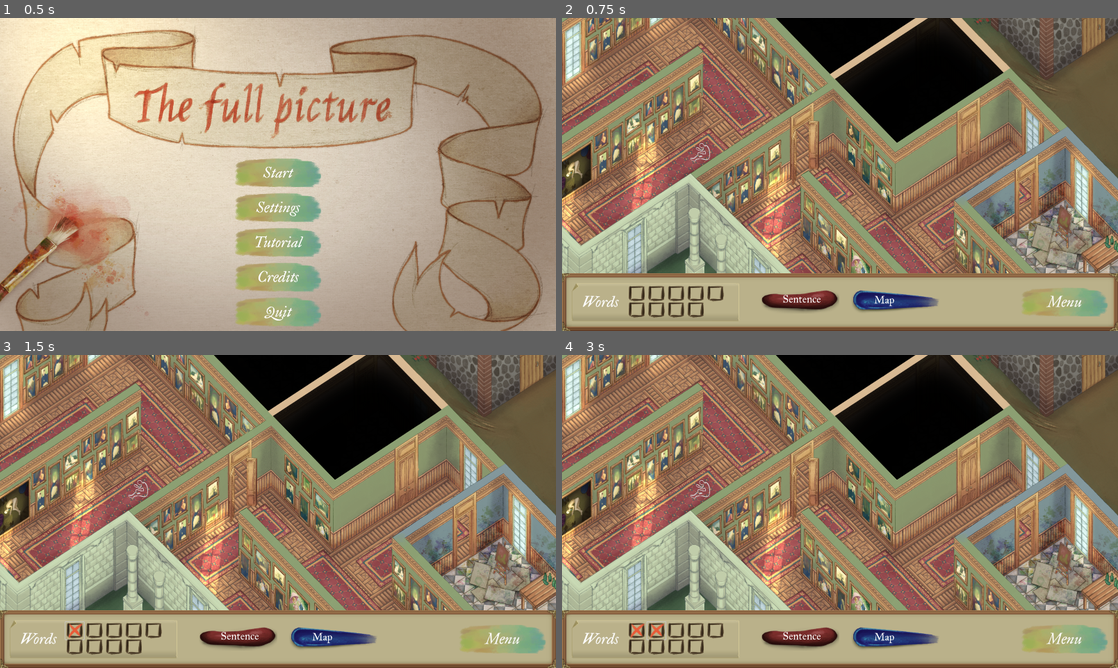
Above: before the commit, frames 1-4 (two rows, left to right).
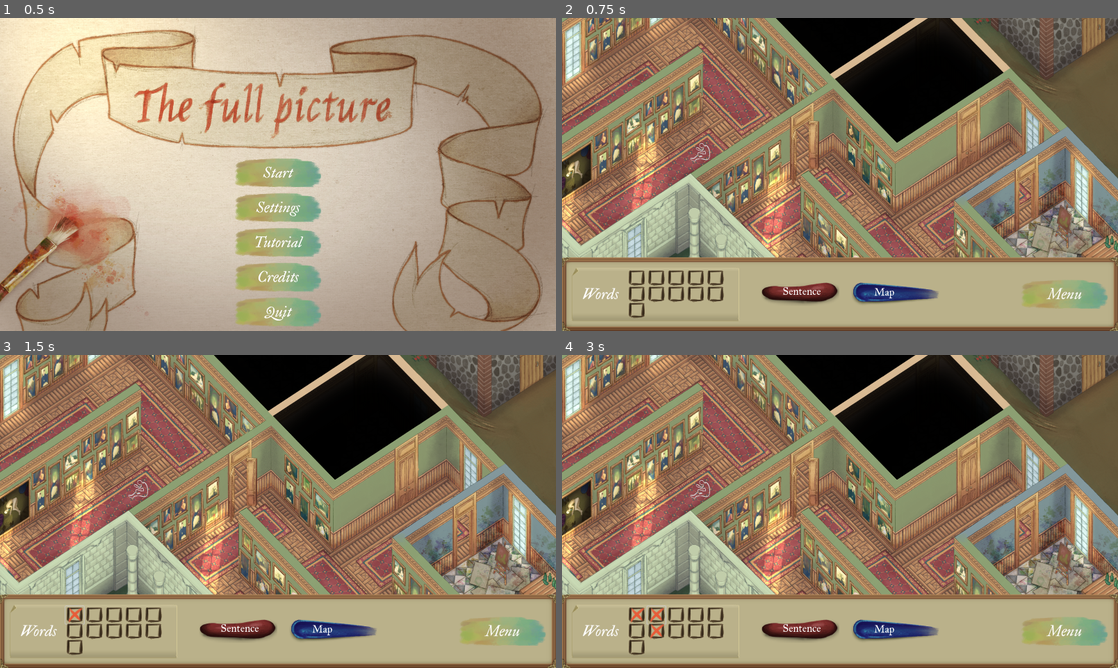
Above: after the commit, the same moments.

Repository: 100-Devs-1-Game/TheFullPicture
Game: Godot game, scene res://menus/main_menu.tscn
The game is run twice, just before and just after one commit, with the same random seed, the same clock (stepped at 60 frames per second) and the same inputs. Sound files missing from this copy of the repository are replaced by a short silence.
Inputs (mouse positions are in pixels of both pictures, inside the frame that each line leads up to; where the layout moved, square brackets give the same spot in the first picture):
- Up to frame 1 (0.5 s): no input
- Up to frame 2 (0.75 s): click "Start" at 0.5 s
- Up to frame 3 (1.5 s): click (72, 614) [72, 630] at 1.25 s
- Up to frame 4 (3 s): click (656, 630) at 2.02 s; click (656, 614) at 2.77 s

Frame 1 is identical in both runs. In frame 2, 9.4% of the frame differs, in the area x 0-100%, y 76-96%; in frame 3, 9.5%; in frame 4, 9.6%.

Commit message:
Add clues

Diff:
--- /dev/null
+++ b/src/data/clues/stage1/had.tres
@@ -0,0 +1,8 @@
+[gd_resource type="Resource" script_class="ClueData" load_steps=2 format=3 uid="uid://bm0okyngppusp"]
+
+[ext_resource type="Script" uid="uid://ct3rmdycaa212" path="res://data/clue_data.gd" id="1_e1cks"]
+
+[resource]
+script = ExtResource("1_e1cks")
+word = "had"
+metadata/_custom_type_script = "uid://ct3rmdycaa212"
--- /dev/null
+++ b/src/data/clues/stage1/you.tres
@@ -0,0 +1,8 @@
+[gd_resource type="Resource" script_class="ClueData" load_steps=2 format=3 uid="uid://bnme0w3051x6n"]
+
+[ext_resource type="Script" uid="uid://ct3rmdycaa212" path="res://data/clue_data.gd" id="1_jityd"]
+
+[resource]
+script = ExtResource("1_jityd")
+word = "you"
+metadata/_custom_type_script = "uid://ct3rmdycaa212"
--- /dev/null
+++ b/src/data/clues/stage2/director.tres
@@ -0,0 +1,8 @@
+[gd_resource type="Resource" script_class="ClueData" load_steps=2 format=3 uid="uid://barmfgcq3rnp5"]
+
+[ext_resource type="Script" uid="uid://ct3rmdycaa212" path="res://data/clue_data.gd" id="1_h3qox"]
+
+[resource]
+script = ExtResource("1_h3qox")
+word = "Director"
+metadata/_custom_type_script = "uid://ct3rmdycaa212"
--- /dev/null
+++ b/src/data/clues/stage2/from.tres
@@ -0,0 +1,8 @@
+[gd_resource type="Resource" script_class="ClueData" load_steps=2 format=3 uid="uid://dn33qb7rea8q1"]
+
+[ext_resource type="Script" uid="uid://ct3rmdycaa212" path="res://data/clue_data.gd" id="1_gvg86"]
+
+[resource]
+script = ExtResource("1_gvg86")
+word = "from"
+metadata/_custom_type_script = "uid://ct3rmdycaa212"
--- /dev/null
+++ b/src/data/clues/stage2/need.tres
@@ -0,0 +1,8 @@
+[gd_resource type="Resource" script_class="ClueData" load_steps=2 format=3 uid="uid://cty0f68tad88n"]
+
+[ext_resource type="Script" uid="uid://ct3rmdycaa212" path="res://data/clue_data.gd" id="1_28vwj"]
+
+[resource]
+script = ExtResource("1_28vwj")
+word = "need"
+metadata/_custom_type_script = "uid://ct3rmdycaa212"
--- /dev/null
+++ b/src/data/clues/stage2/police_chief.tres
@@ -0,0 +1,8 @@
+[gd_resource type="Resource" script_class="ClueData" load_steps=2 format=3 uid="uid://b8ufw2ptde6lg"]
+
+[ext_resource type="Script" uid="uid://ct3rmdycaa212" path="res://data/clue_data.gd" id="1_w8tmm"]
+
+[resource]
+script = ExtResource("1_w8tmm")
+word = "Police Chief"
+metadata/_custom_type_script = "uid://ct3rmdycaa212"
--- /dev/null
+++ b/src/data/clues/stage2/tears.tres
@@ -0,0 +1,8 @@
+[gd_resource type="Resource" script_class="ClueData" load_steps=2 format=3 uid="uid://c5wwgd8qpa84p"]
+
+[ext_resource type="Script" uid="uid://ct3rmdycaa212" path="res://data/clue_data.gd" id="1_egqun"]
+
+[resource]
+script = ExtResource("1_egqun")
+word = "tears"
+metadata/_custom_type_script = "uid://ct3rmdycaa212"
--- /dev/null
+++ b/src/data/clues/stage2/the_corpse.tres
@@ -0,0 +1,8 @@
+[gd_resource type="Resource" script_class="ClueData" load_steps=2 format=3 uid="uid://biyf8kxqsts2b"]
+
+[ext_resource type="Script" uid="uid://ct3rmdycaa212" path="res://data/clue_data.gd" id="1_bn2hn"]
+
+[resource]
+script = ExtResource("1_bn2hn")
+word = "the corpse"
+metadata/_custom_type_script = "uid://ct3rmdycaa212"
--- /dev/null
+++ b/src/data/clues/stage2/the_storage.tres
@@ -0,0 +1,8 @@
+[gd_resource type="Resource" script_class="ClueData" load_steps=2 format=3 uid="uid://cbsffik4ase6r"]
+
+[ext_resource type="Script" uid="uid://ct3rmdycaa212" path="res://data/clue_data.gd" id="1_no322"]
+
+[resource]
+script = ExtResource("1_no322")
+word = "the storage"
+metadata/_custom_type_script = "uid://ct3rmdycaa212"
--- /dev/null
+++ b/src/data/clues/stage2/used.tres
@@ -0,0 +1,8 @@
+[gd_resource type="Resource" script_class="ClueData" load_steps=2 format=3 uid="uid://bhh1bwkf28nst"]
+
+[ext_resource type="Script" uid="uid://ct3rmdycaa212" path="res://data/clue_data.gd" id="1_4mvi7"]
+
+[resource]
+script = ExtResource("1_4mvi7")
+word = "used"
+metadata/_custom_type_script = "uid://ct3rmdycaa212"
--- /dev/null
+++ b/src/data/clues/stage2/want.tres
@@ -0,0 +1,8 @@
+[gd_resource type="Resource" script_class="ClueData" load_steps=2 format=3 uid="uid://tsl2yv8afrab"]
+
+[ext_resource type="Script" uid="uid://ct3rmdycaa212" path="res://data/clue_data.gd" id="1_02oj8"]
+
+[resource]
+script = ExtResource("1_02oj8")
+word = "want"
+metadata/_custom_type_script = "uid://ct3rmdycaa212"
--- a/src/data/stages/stage1.tres
+++ b/src/data/stages/stage1.tres
@@ -8,9 +8,11 @@
 [ext_resource type="Resource" uid="uid://dvn7xn66657s5" path="res://data/clues/stage1/body.tres" id="5_oah3i"]
 [ext_resource type="Resource" uid="uid://ba6v3rq7ty6ls" path="res://data/clues/stage1/dead.tres" id="6_ntlvh"]
 [ext_resource type="Resource" uid="uid://qgtlxhbpc3hq" path="res://data/clues/stage1/drunk.tres" id="7_4kayx"]
+[ext_resource type="Resource" uid="uid://bm0okyngppusp" path="res://data/clues/stage1/had.tres" id="8_4kayx"]
 [ext_resource type="Resource" uid="uid://biohci58gbcls" path="res://data/clues/stage1/lips.tres" id="8_4rclw"]
 [ext_resource type="Resource" uid="uid://dmbr1hjpidnao" path="res://data/clues/stage1/victim.tres" id="9_kcxmc"]
 [ext_resource type="Resource" uid="uid://v3el3r1d00v1" path="res://data/clues/stage1/was.tres" id="9_ufgxt"]
+[ext_resource type="Resource" uid="uid://bnme0w3051x6n" path="res://data/clues/stage1/you.tres" id="12_4rclw"]
 [ext_resource type="Texture2D" uid="uid://dx8pqmdv4gs4o" path="res://assets/art/sentence_builder/SolvedPainting1.png" id="12_kcxmc"]
 [ext_resource type="Script" uid="uid://c51qqc7u2l22g" path="res://data/solution_data.gd" id="12_oah3i"]
 
@@ -21,7 +23,7 @@
 
 [resource]
 script = ExtResource("2_ejx7n")
-clues = Array[ExtResource("1_qy5xu")]([ExtResource("2_lw6or" …(99 unchanged characters)… ExtResource("7_4kayx"), ExtResource("8_4rclw"), ExtResource("9_kcxmc"), ExtResource("9_ufgxt")])
+clues = Array[ExtResource("1_qy5xu")]([ExtResource("2_lw6or" …(99 unchanged characters)… ExtResource("7_4kayx"), ExtResource("8_4kayx"), ExtResource("8_4rclw"), ExtResource("9_kcxmc"), ExtResource("9_ufgxt"), ExtResource("12_4rclw")])
 solved_painting = ExtResource("12_kcxmc")
 solution = SubResource("Resource_ntlvh")
 metadata/_custom_type_script = "uid://36sgsjjy6v27"
--- a/src/data/stages/stage2.tres
+++ b/src/data/stages/stage2.tres
@@ -1,17 +1,26 @@
-[gd_resource type="Resource" script_class="StageData" load_steps=10 format=3 uid="uid://dqkupm0q5526b"]
+[gd_resource type="Resource" script_class="StageData" load_steps=19 format=3 uid="uid://dqkupm0q5526b"]
 
 [ext_resource type="Script" uid="uid://ct3rmdycaa212" path="res://data/clue_data.gd" id="1_83drw"]
 [ext_resource type="Resource" uid="uid://dx1l2xf1ym7tw" path="res://data/clues/stage2/artistic.tres" id="2_qt0bw"]
 [ext_resource type="Script" uid="uid://36sgsjjy6v27" path="res://data/stage_data.gd" id="2_y62w6"]
 [ext_resource type="Resource" uid="uid://c1agr721njq8y" path="res://data/clues/stage2/dragged.tres" id="3_lyoij"]
+[ext_resource type="Resource" uid="uid://barmfgcq3rnp5" path="res://data/clues/stage2/director.tres" id="3_q5wr2"]
 [ext_resource type="Resource" uid="uid://diciuv24e4w6q" path="res://data/clues/stage2/here.tres" id="4_sy4ij"]
 [ext_resource type="Resource" uid="uid://b1ihdd666timy" path="res://data/clues/stage2/law.tres" id="5_2yo73"]
+[ext_resource type="Resource" uid="uid://dn33qb7rea8q1" path="res://data/clues/stage2/from.tres" id="5_w6fbe"]
 [ext_resource type="Resource" uid="uid://cw2taextkodqb" path="res://data/clues/stage2/money.tres" id="6_pb30l"]
 [ext_resource type="Resource" uid="uid://b20j0qqw0xbai" path="res://data/clues/stage2/property.tres" id="7_jacvd"]
+[ext_resource type="Resource" uid="uid://cty0f68tad88n" path="res://data/clues/stage2/need.tres" id="9_e8qb7"]
 [ext_resource type="Texture2D" uid="uid://bb0baf0g0jybt" path="res://assets/art/sentence_builder/SolvedPainting2.png" id="9_lyoij"]
+[ext_resource type="Resource" uid="uid://b8ufw2ptde6lg" path="res://data/clues/stage2/police_chief.tres" id="10_myblk"]
+[ext_resource type="Resource" uid="uid://c5wwgd8qpa84p" path="res://data/clues/stage2/tears.tres" id="12_le8oq"]
+[ext_resource type="Resource" uid="uid://biyf8kxqsts2b" path="res://data/clues/stage2/the_corpse.tres" id="13_6kmoj"]
+[ext_resource type="Resource" uid="uid://cbsffik4ase6r" path="res://data/clues/stage2/the_storage.tres" id="14_ntp3x"]
+[ext_resource type="Resource" uid="uid://bhh1bwkf28nst" path="res://data/clues/stage2/used.tres" id="15_2rpr7"]
+[ext_resource type="Resource" uid="uid://tsl2yv8afrab" path="res://data/clues/stage2/want.tres" id="16_jtiuo"]
 
 [resource]
 script = ExtResource("2_y62w6")
-clues = Array[ExtResource("1_83drw")]([ExtResource("2_qt0bw"), ExtResource("3_lyoij"), ExtResource("4_sy4ij"), ExtResource("5_2yo73"), ExtResource("6_pb30l"), ExtResource("7_jacvd")])
+clues = Array[ExtResource("1_83drw")]([ExtResource("2_qt0bw"), ExtResource("3_q5wr2"), ExtResource("3_lyoij"), ExtResource("5_w6fbe"), ExtResource("4_sy4ij"), ExtResource("5_2yo73"), ExtResource("6_pb30l"), ExtResource("9_e8qb7"), ExtResource("10_myblk"), ExtResource("7_jacvd"), ExtResource("12_le8oq"), ExtResource("13_6kmoj"), ExtResource("14_ntp3x"), ExtResource("15_2rpr7"), ExtResource("16_jtiuo")])
 solved_painting = ExtResource("9_lyoij")
 metadata/_custom_type_script = "uid://36sgsjjy6v27"
Not shown: 1 places in src/data/stages/stage1.tres that only renumber resources
